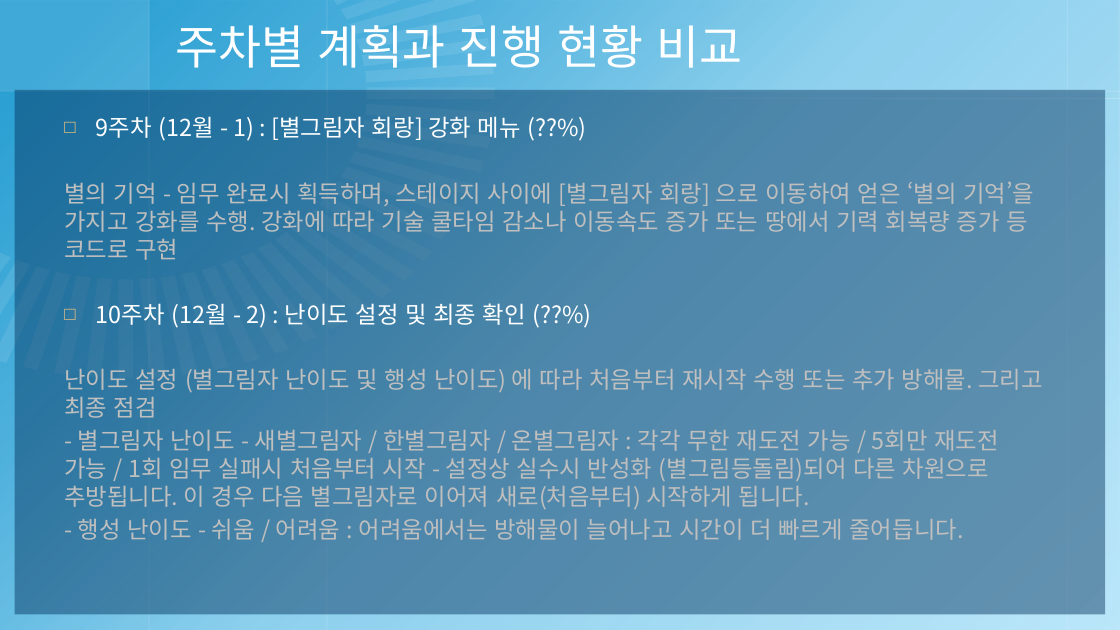
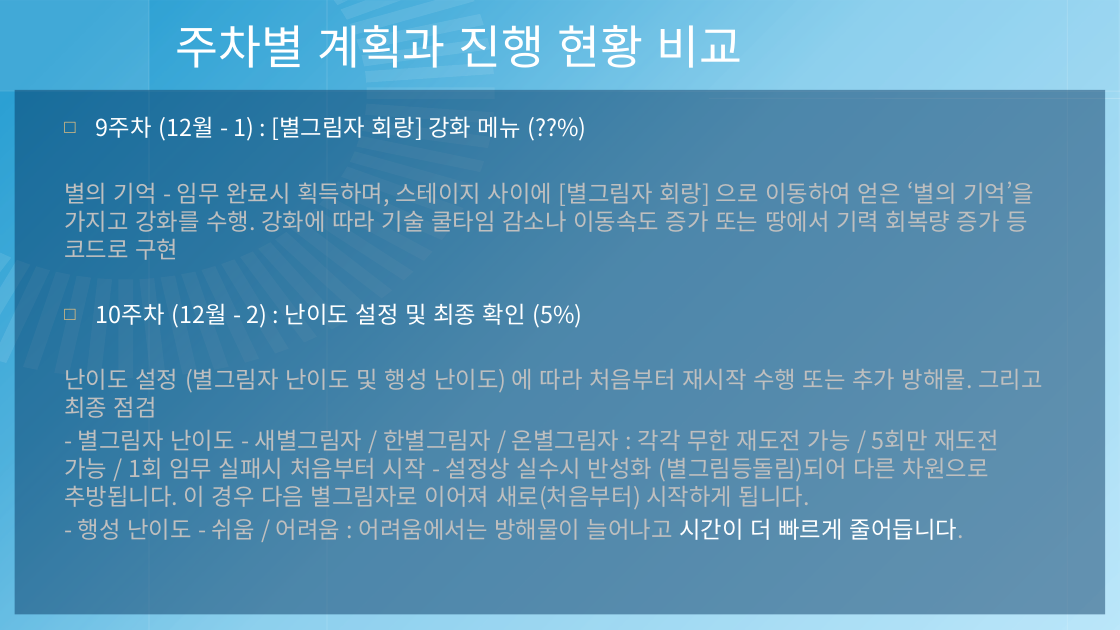
Before and after one commit to pb-wandu/2018180040_2DGP_PROJECT, a slide deck: slide 6 of 2018180040 - 2DGP 3차 발표 프레젠테이션.pptx. Drawn at 1120x630 pixels with LibreOffice and Linux fonts; fonts in the diff are those of the drawing; background and template pictures are left out. Boxes give left, top, right and bottom in pixels: in the first picture for what was removed or moved away, otherwise in the second. Text is boxed around its words. In the diff, an @@ line names an element or a change of style, - is before the commit and + after.

Commit message:
w키 '반짝임' 기술 + 정보 메뉴 내용 추가
w키로 '반짝임' (일시 무적) 기술 사용 가능, 사용중에는 장애물에 닿아도 체력이 깎이지 않습니다. / 메인메뉴로 돌아와도 마우스 표시가 안 되는 오류 수정 / 시작 메뉴 그래픽 향상 / 정보 메뉴 세부사항 기록

```diff
--- a/2018180040 - 2DGP 3차 발표 프레젠테이션.pptx
+++ b/2018180040 - 2DGP 3차 발표 프레젠테이션.pptx
@@ text at box(96, 303, 582, 328): text changed @@
-□ 10주차 (12월 - 2) : 난이도 설정 및 최종 확인 (??%)
+□ 10주차 (12월 - 2) : 난이도 설정 및 최종 확인 (5%)
@@ text at box(78, 518, 963, 540): text colour #BFBFBF to #FFFFFF in "시간이 더 빠르게 줄어듭니다." @@
```
Also in this commit, not shown: 3 other slides changed, 11 other files.
